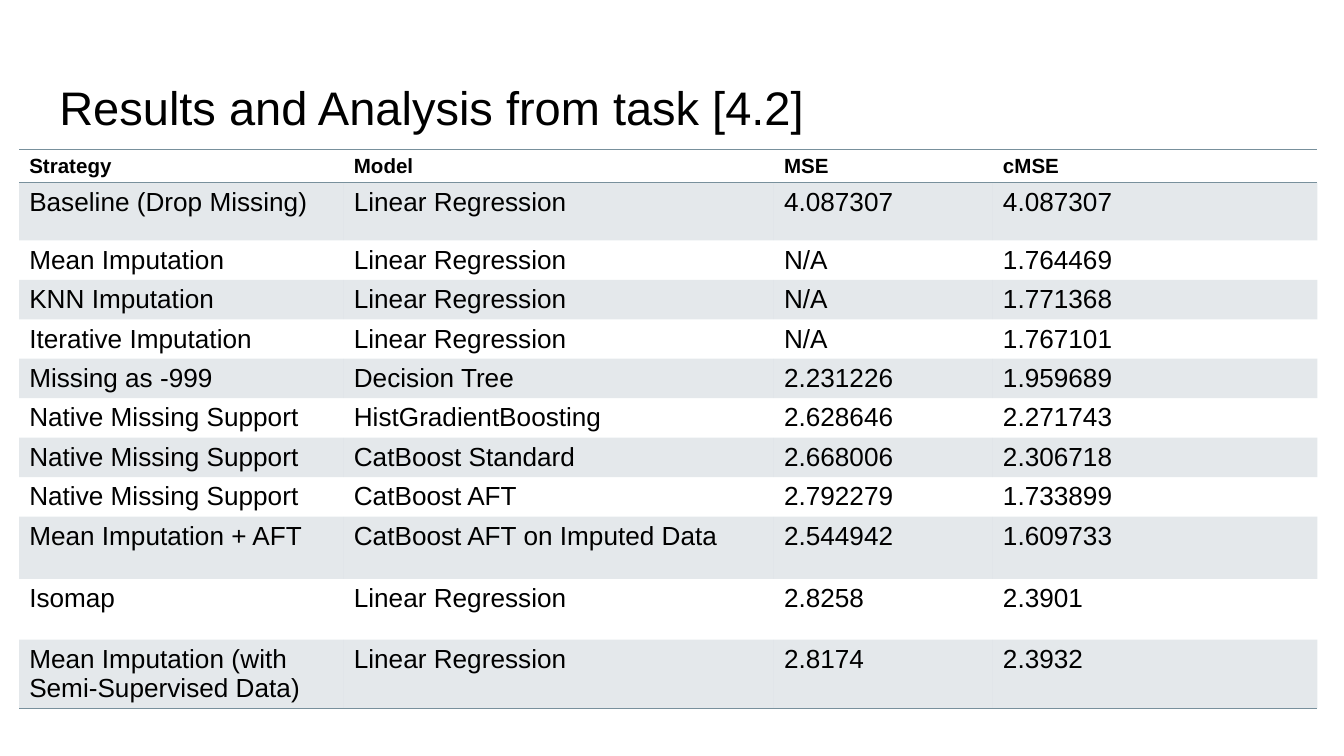
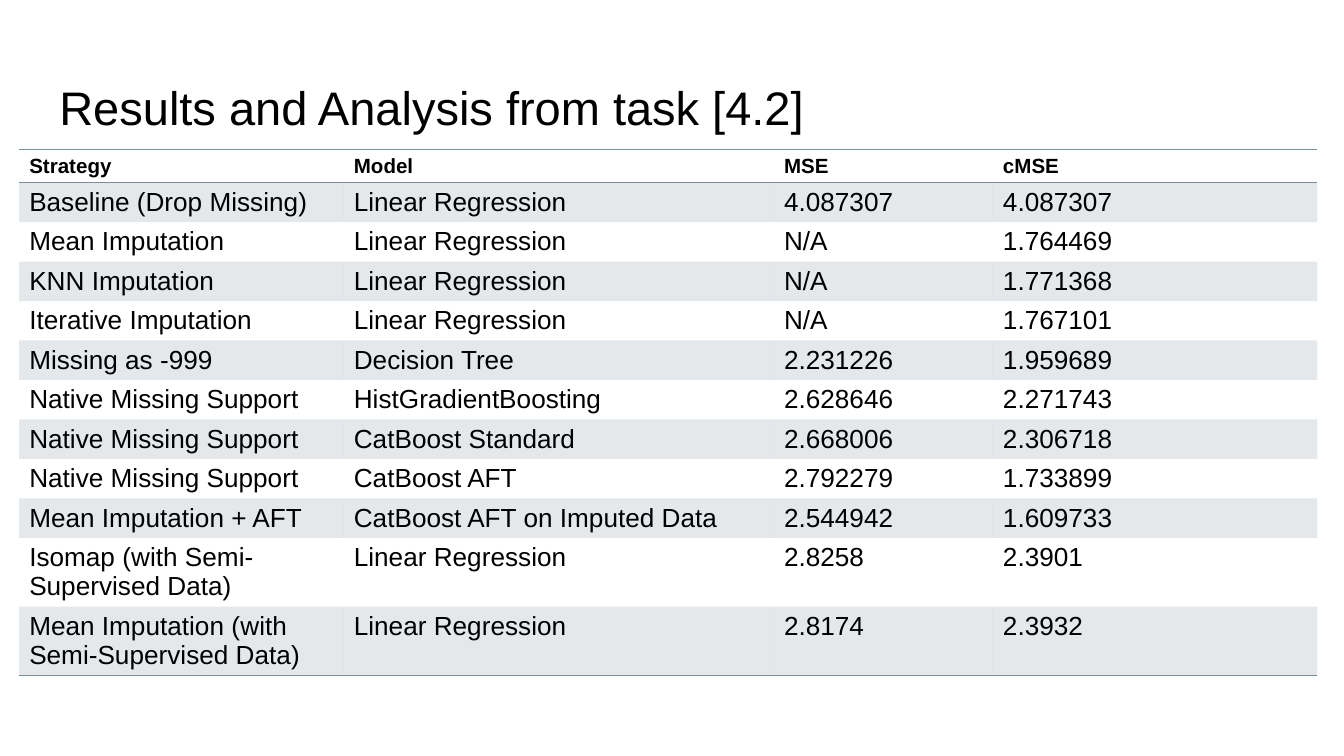
Before and after one commit to zepedrocosta/AA-Projeto2, a slide deck: slide 50 of Slides.pptx (slide 49 before the commit). Drawn at 1344x756 pixels with LibreOffice and Linux fonts; fonts in the diff are those of the drawing. Boxes give left, top, right and bottom in pixels: in the first picture for what was removed or moved away, otherwise in the second. Text is boxed around its words. In the diff, an @@ line names an element or a change of style, - is before the commit and + after.

Commit message:
Imputation Comparison (with Semi-Supervised Data) table

```diff
--- a/Slides.pptx
+++ b/Slides.pptx
@@ table at (19,149,1318,703) @@
-row 11, column 1: Isomap
+row 11, column 1: Isomap (with Semi-Supervised Data)
```
Also in this commit, not shown: 1 slide added.
